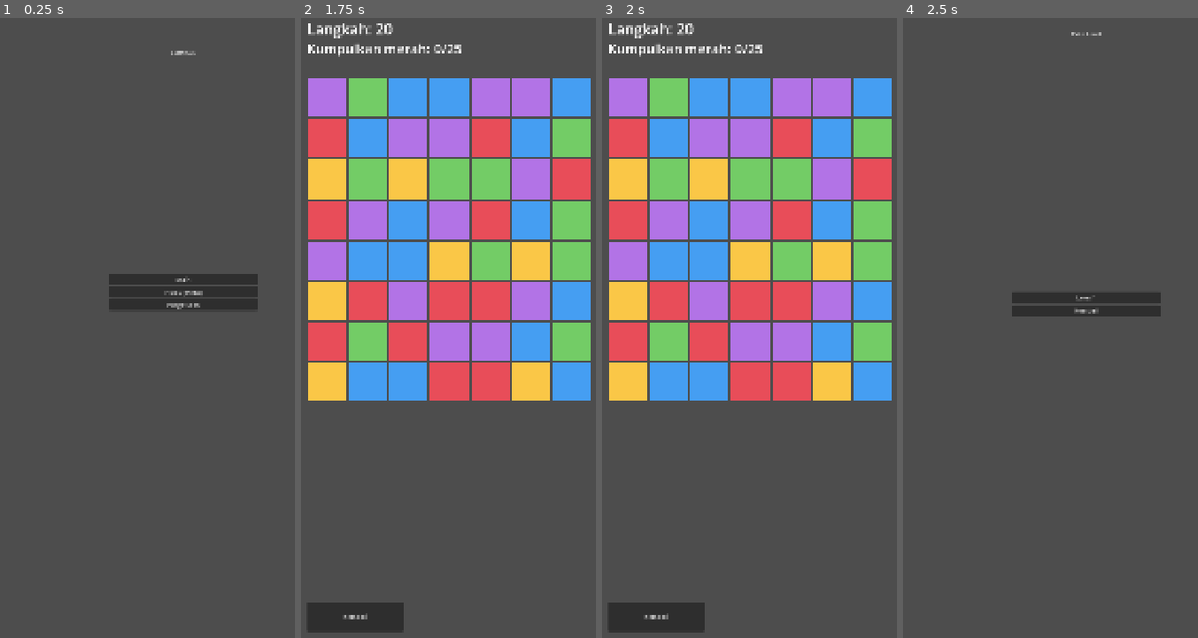
Above: before the commit, frames 1-4 (left to right).
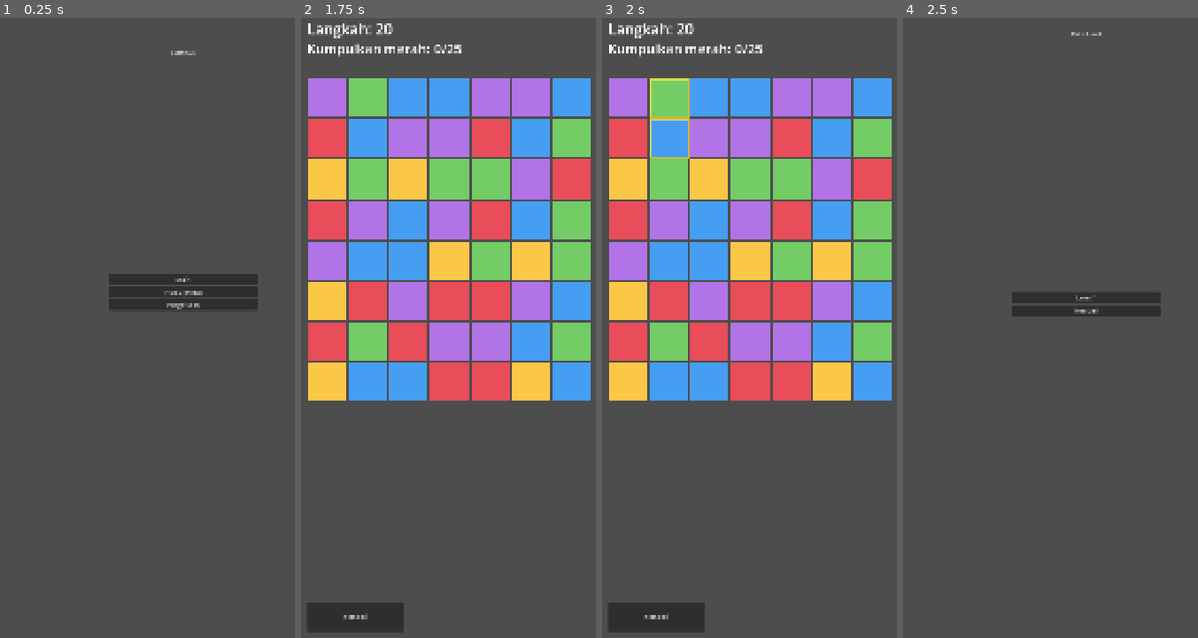
Above: after the commit, the same moments.

Repository: eidoscore/Lumisle
Game: Godot game, scene res://ui/main_menu.tscn
The game is run twice, just before and just after one commit, with the same random seed, the same clock (stepped at 60 frames per second) and the same inputs.
Inputs:
- Up to frame 1 (0.25 s): no input
- Up to frame 2 (1.75 s): click "Main" at 0.5 s; click "Level 1" at 1.25 s
- Up to frame 3 (2 s): no input
- Up to frame 4 (2.5 s): click "Kembali" at 2 s

Frames 1-2 are identical in both runs. In frame 3, 0.3% of the frame differs, in the area x 16-30%, y 9-23%; in frame 4, nothing differs.

Commit message:
fix(view): fast persistent hint so valid moves are always visible
Finger-drag logs proved horizontal and vertical input are equally correct; all the users horizontal swaps returned accepted=false simply because they did not form a match, and only one vertical swap happened to match. Real problem was legibility. Hint now appears in 0.5s and stays visible while the player lines up a move (touch only resets idle timer, not hide); recomputed after an accepted swap. Verified on device: following the hint clears the board and consumes a move. 63 tests pass.

Diff:
--- a/view/board_view.gd
+++ b/view/board_view.gd
@@ -37,7 +37,7 @@
 var _hint_a: Line2D = null            # outline hint tile 1
 var _hint_b: Line2D = null            # outline hint tile 2
 var _hint_shown := false
-const HINT_DELAY := 2.5               # tampilkan hint setelah idle sekian detik
+const HINT_DELAY := 0.5               # tampilkan hint cepat setelah board diam
 const DRAG_THRESHOLD := 24.0          # px geser minimum untuk memicu swap berarah
 
 # Callback opsional: dipanggil tiap TILE_CLEARED untuk credit objektif (di-set GameScreen).
@@ -203,6 +203,12 @@
 		_hint_b.modulate.a = 1.0
 
 
+## Reset timer idle TANPA menyembunyikan hint (hint tetap terlihat selagi pemain
+## mengatur langkah). Hint baru dihitung ulang hanya setelah swap selesai.
+func _touch_activity() -> void:
+	_idle_time = 0.0
+
+
 # ---------------------------------------------------------------------------
 # Input (T1.12) — DUA gestur didukung:
 #   1) DRAG: tekan satu tile → geser ke tetangga → lepas = swap (gestur utama match-3).
@@ -221,7 +227,7 @@
 	# --- Jalur TOUCH native (Android / layar sentuh) ---
 	if event is InputEventScreenTouch:
 		_use_touch = true
-		_clear_hint()
+		_touch_activity()
 		var lp: Vector2 = make_input_local(event).position
 		if event.pressed:
 			_on_press(lp)
@@ -230,7 +236,7 @@
 		return
 	elif event is InputEventScreenDrag:
 		_use_touch = true
-		_clear_hint()
+		_touch_activity()
 		_on_drag(make_input_local(event).position)
 		return
 
@@ -238,14 +244,14 @@
 	if _use_touch:
 		return
 	if event is InputEventMouseButton and event.button_index == MOUSE_BUTTON_LEFT:
-		_clear_hint()
+		_touch_activity()
 		var lpm: Vector2 = make_input_local(event).position
 		if event.pressed:
 			_on_press(lpm)
 		else:
 			_on_release(lpm)
 	elif event is InputEventMouseMotion and (event.button_mask & MOUSE_BUTTON_MASK_LEFT) != 0:
-		_clear_hint()
+		_touch_activity()
 		_on_drag(make_input_local(event).position)
 
 
@@ -338,15 +344,19 @@
 	var report := board.resolve_swap(x1, y1, x2, y2, _move_rng)
 	if not report.is_accepted:
 		# Swap invalid (mis. warna sama / tak bikin match) → animasi bounce supaya
-		# jelas "ditolak", bukan terasa mati.
+		# jelas "ditolak", bukan terasa mati. Board tak berubah → hint lama masih valid.
 		await _play_invalid_bounce(x1, y1, x2, y2)
+		_idle_time = 0.0   # biar hint muncul lagi cepat
 		return
 	_input_enabled = false
 	move_consumed.emit()   # giliran valid → kurangi langkah (GameScreen)
+	# Board berubah → hint lama tak relevan, sembunyikan; dihitung ulang oleh _process.
+	_clear_hint()
 	# Animasi slide tukar posisi dulu (juice ringan Fase 1), lalu replay hasil.
 	await _play_swap_slide(x1, y1, x2, y2)
 	await _play_report(report)
 	_input_enabled = true
+	_idle_time = 0.0
 	_clear_hint()   # reset timer hint setelah giliran selesai
 
 
Not shown, changed: docs/13-implementation-plan.md
